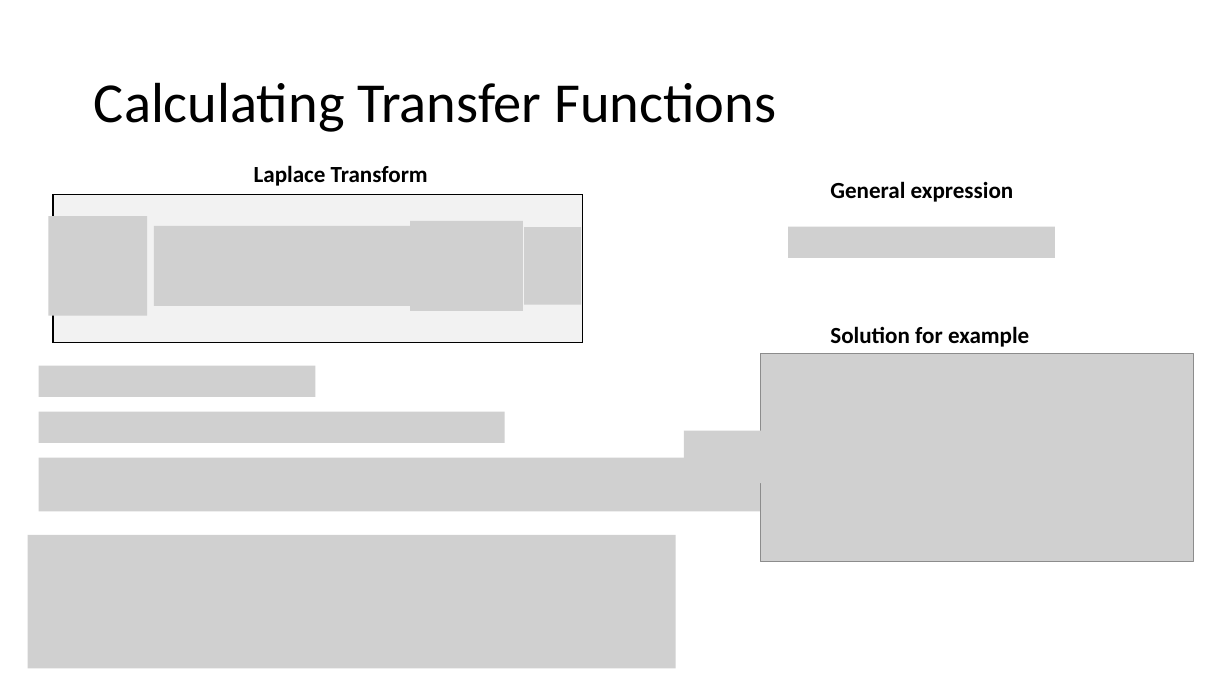
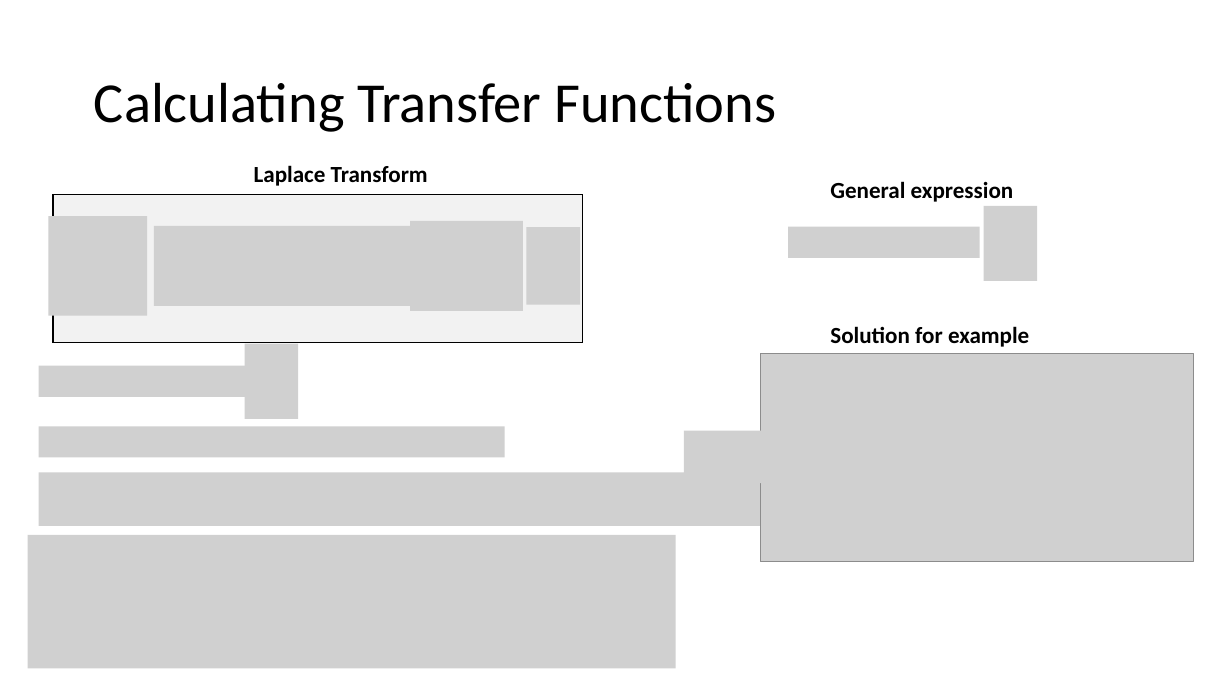
Before and after one commit to joseph-hellerstein/linear_reaction_networks, a slide deck: slide 6 of docs/Generating LRI CRNs.pptx. Drawn at 1232x693 pixels with LibreOffice and Linux fonts; fonts in the diff are those of the drawing; grey boxes stand for pictures. Boxes give left, top, right and bottom in pixels: in the first picture for what was removed or moved away, otherwise in the second. Text is boxed around its words. In the diff, an @@ line names an element or a change of style, - is before the commit and + after.

```diff
--- a/docs/Generating LRI CRNs.pptx
+++ b/docs/Generating LRI CRNs.pptx
@@ picture added at (983, 206, 1037, 281) @@
@@ picture: place and size @@
-picture at (788, 226, 1055, 258)
+picture at (788, 226, 980, 258)
@@ picture added at (245, 344, 299, 419) @@
@@ picture: place and size @@
-picture at (39, 366, 316, 397)
+picture at (39, 366, 246, 397)
@@ picture: place and size @@
-picture at (39, 412, 505, 444)
+picture at (39, 426, 505, 457)
@@ picture: place and size @@
-picture at (39, 457, 872, 511)
+picture at (39, 472, 872, 526)
```
Also in this commit, not shown: 5 other files.
